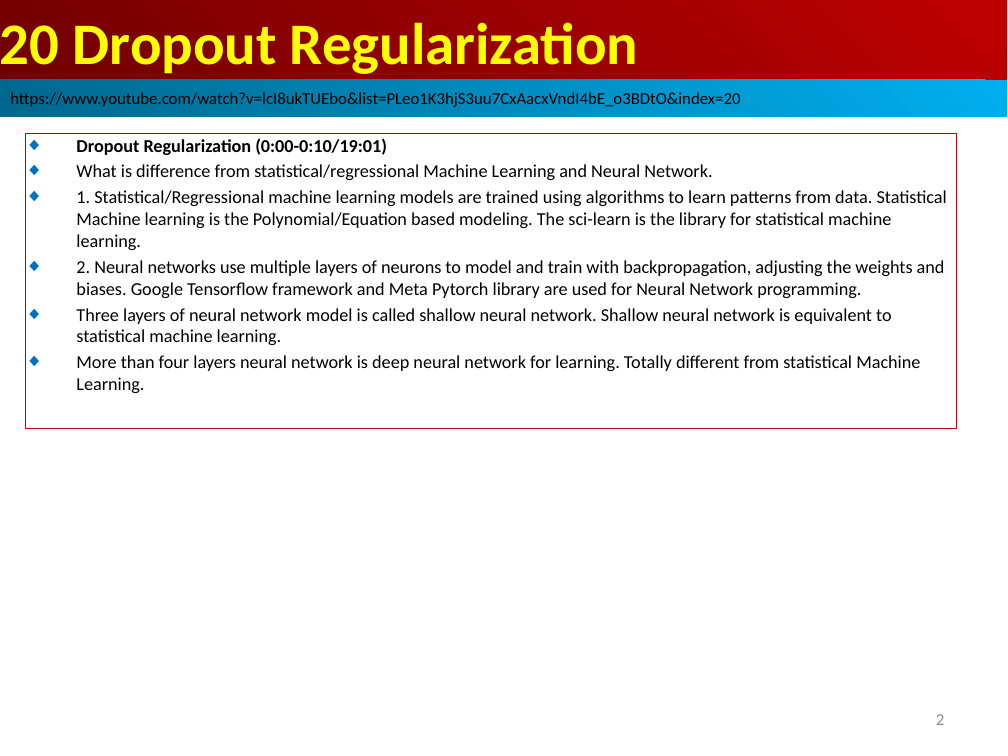
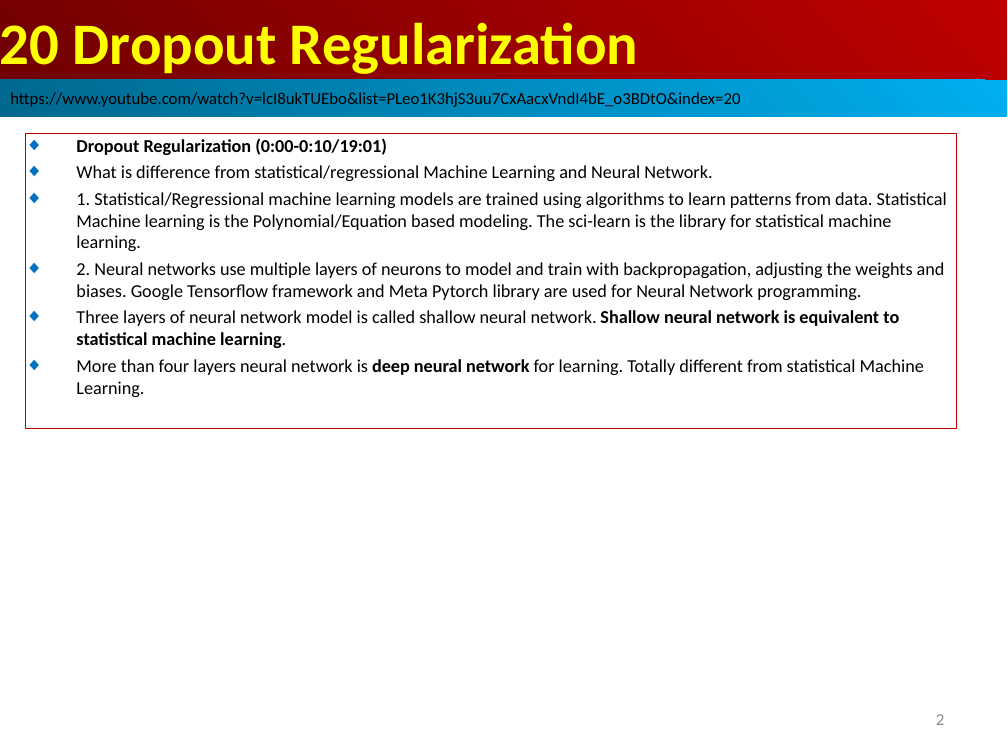
Before and after one commit to peterhchen/AIU_CS512_DL, a slide deck: slide 2 of 000_Lecture_Project/week10/001_Video/20.01_Dropout.ppt. Drawn at 1008x756 pixels with LibreOffice and Linux fonts; fonts in the diff are those of the drawing. Boxes give left, top, right and bottom in pixels: in the first picture for what was removed or moved away, otherwise in the second. Text is boxed around its words. In the diff, an @@ line names an element or a change of style, - is before the commit and + after.

```diff
--- a/000_Lecture_Project/week10/001_Video/20.01_Dropout.ppt
+++ b/000_Lecture_Project/week10/001_Video/20.01_Dropout.ppt
@@ rectangle "Dropout Regularization (0:00-0:10/19:01)" at [25, 134, 957, 428]: bold on in "Shallow neural network is equivalent to statistical ...", "deep neural network" @@
```
Also in this commit, not shown: 8 other slides changed, 2 other files.
